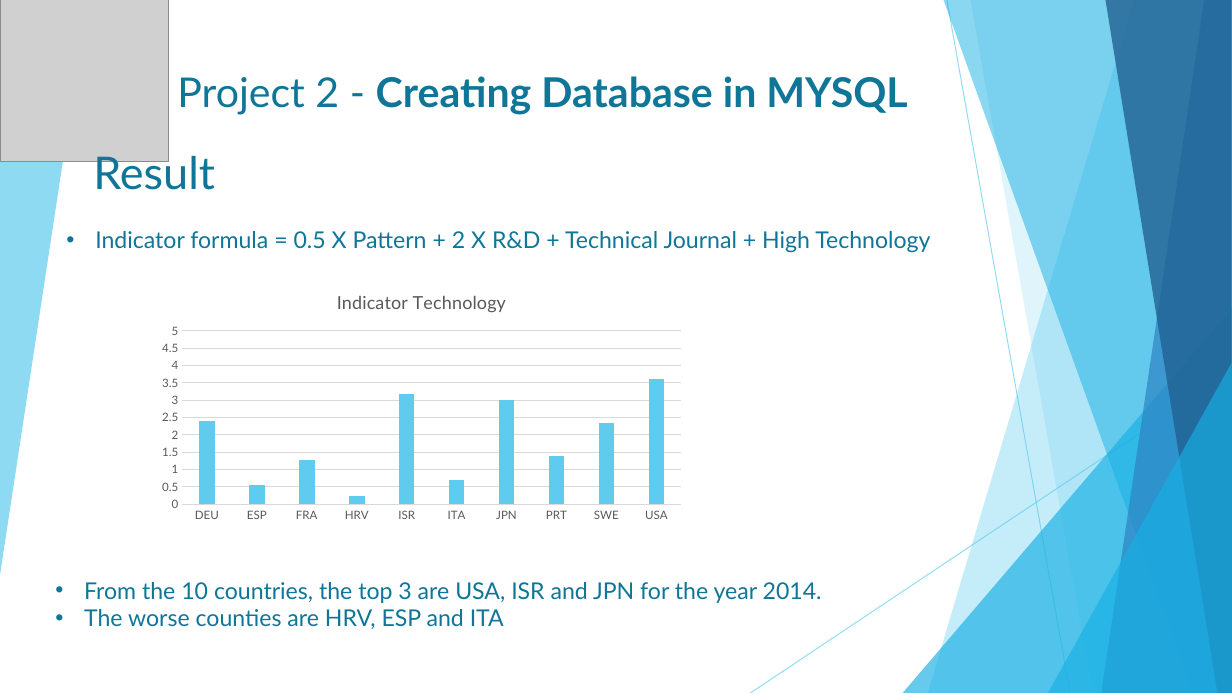
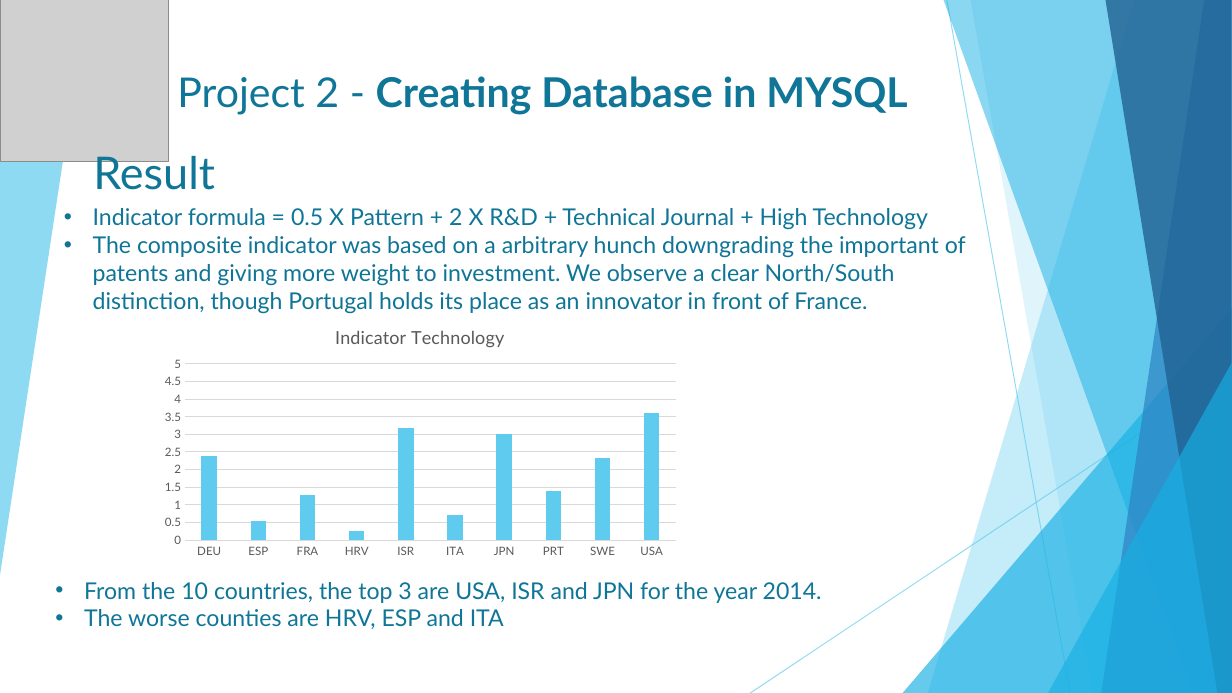
Before and after one commit to Edgart371/Project-2-Composite-Indicators, a slide deck: slide 6 of Project2 WorldBank technology.pptx. Drawn at 1232x693 pixels with LibreOffice and Linux fonts; fonts in the diff are those of the drawing; grey boxes stand for pictures. Boxes give left, top, right and bottom in pixels: in the first picture for what was removed or moved away, otherwise in the second. Text is boxed around its words. In the diff, an @@ line names an element or a change of style, - is before the commit and + after.

Commit message:
presentacion

```diff
--- a/Project2 WorldBank technology.pptx
+++ b/Project2 WorldBank technology.pptx
@@ text "Indicator formula = 0.5 X ...": place and size @@
-text "Indicator formula = 0.5 X ..." at bbox=[95, 231, 930, 253]
+text "Indicator formula = 0.5 X ..." at bbox=[93, 208, 966, 314]
@@ text at bbox=[93, 236, 966, 314]: paragraph added @@
+• The composite indicator was based on a arbitrary hunch downgrading the important of patents and giving more weight to investment. We observe a clear North/South distinction, though Portugal holds its place as an innovator in front of France.
@@ column chart at bbox=[150, 311, 690, 563] @@
@@ plot area changed @@
@@ column chart: place and size @@
-column chart at bbox=[152, 275, 692, 527]
+column chart at bbox=[150, 311, 690, 563]
```
